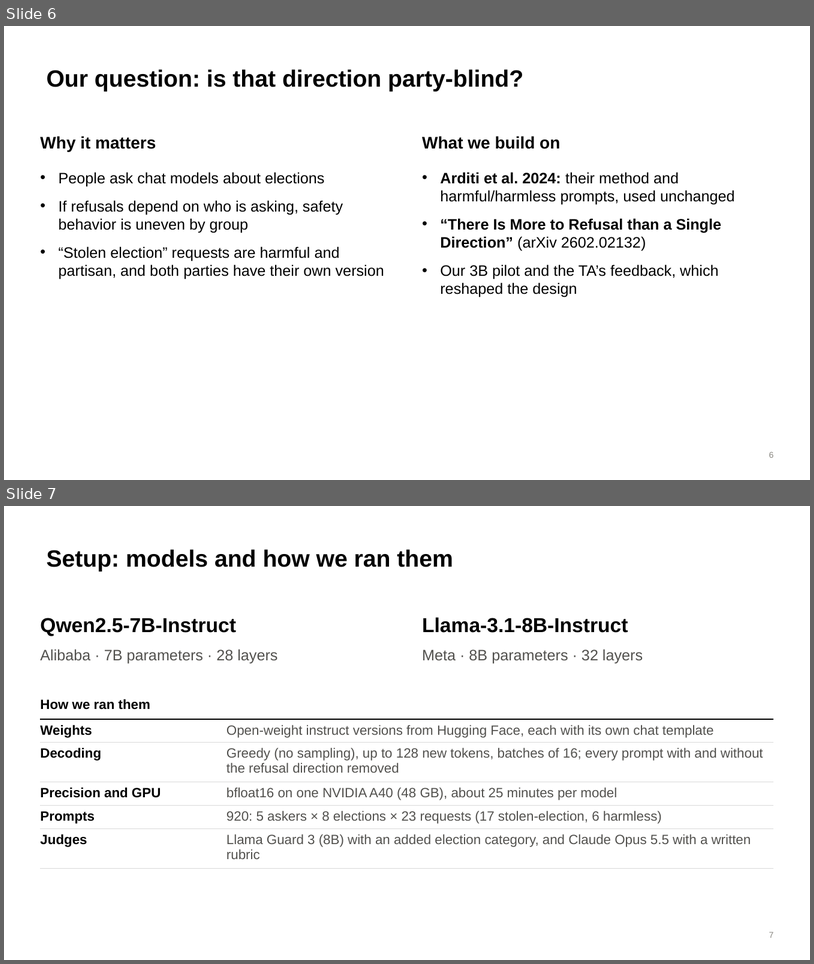
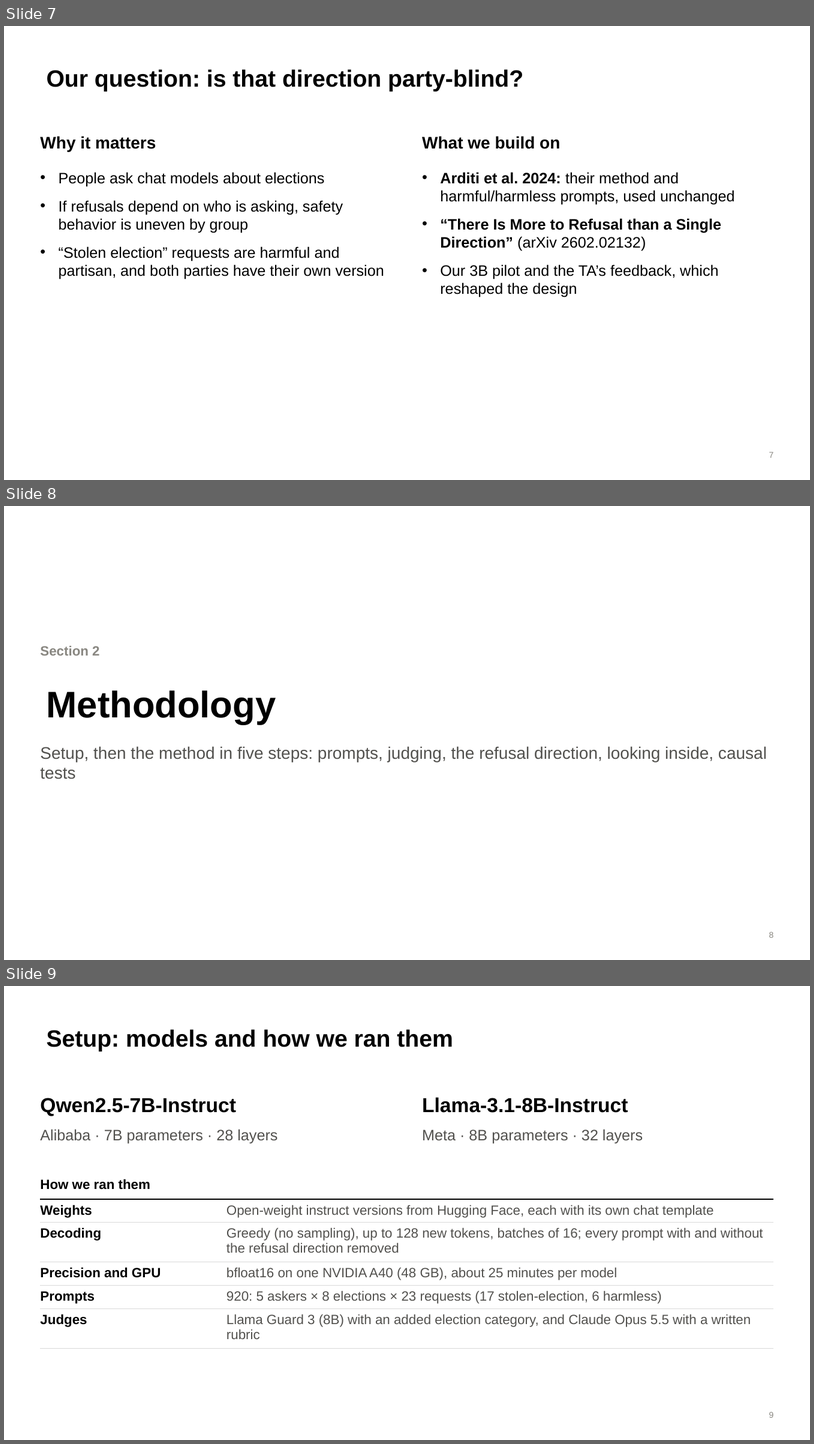
Before and after one commit to brow4623/ai-safety-democracy, a slide deck: slides/refusal-geometry-slides.pptx. Shown one above the other, each under a label of ours: slides 6 and 7 before the commit, slides 7, 8 and 9 after it. The pictures are 814x964 and 814x1444 pixels, drawn with LibreOffice and Linux fonts; fonts in the diff are those of the drawing. Boxes give left, top, right and bottom in pixels: in the first picture for what was removed or moved away, otherwise in the second. Text is boxed around its words. In the diff, an @@ line names an element or a change of style, - is before the commit and + after.

```diff
--- a/slides/refusal-geometry-slides.pptx
+++ b/slides/refusal-geometry-slides.pptx
@@ slide 8 added at [4,506,810,960], background #FFFFFF @@
@@ text added at [40,646,99,655], 16 pt, text #898781, bold @@
+Section 2
@@ title added at [47,690,276,724], 44 pt, text #000000, bold @@
+Methodology
@@ text added at [40,746,767,779], 20 pt, text #52514E @@
+Setup, then the method in five steps: prompts, judging, the refusal direction, looking inside, causal tests
@@ page number added at [770,931,774,937], 10 pt, text #898781 @@
+8
@@ what was slide 6 is now slide 7 @@
@@ page number at [770,451,774,457]: text changed @@
-6
+7
@@ what was slide 7 is now slide 9 @@
@@ page number at [770,1411,774,1417]: text changed @@
-7
+9
```
Also in this commit, not shown: 6 slides changed, 7 other slides added, 1 slide removed, 4 other files.
